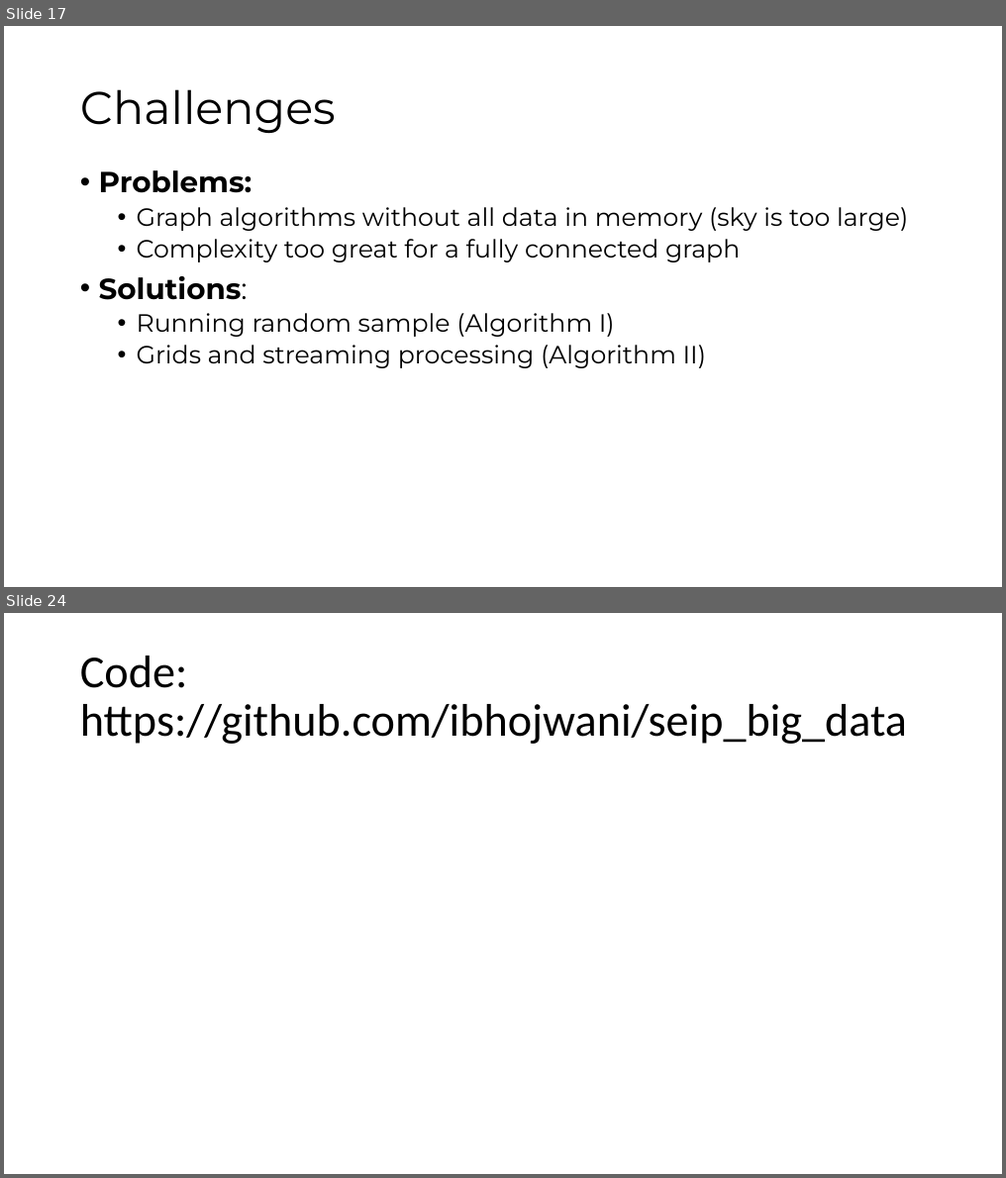
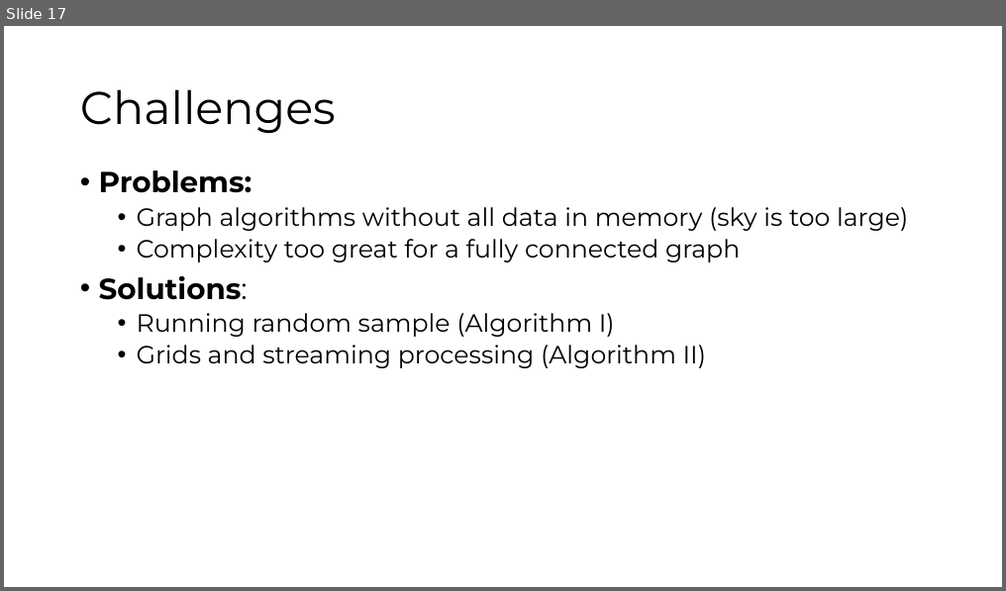
Before and after one commit to ibhojwani/seip_big_data, a slide deck: Presentation.pptx. Shown one above the other, each under a label of ours: slides 17 and 24 before the commit, slide 17 after it; the slides between them are not shown. The pictures are 1006x1178 and 1006x591 pixels, drawn with LibreOffice and Linux fonts; fonts in the diff are those of the drawing. Boxes give left, top, right and bottom in pixels: in the first picture for what was removed or moved away, otherwise in the second. Text is boxed around its words. In the diff, an @@ line names an element or a change of style, - is before the commit and + after.

```diff
--- a/Presentation.pptx
+++ b/Presentation.pptx
@@ slide 24 removed at (4,613,1002,1174), background #FFFFFF @@
@@ title removed at (80,656,907,744) @@
-Code: https://github.com/ibhojwani/seip_big_data
```
Also in this commit, not shown: 2 slides changed, 6 other slides removed, 1 other file.
